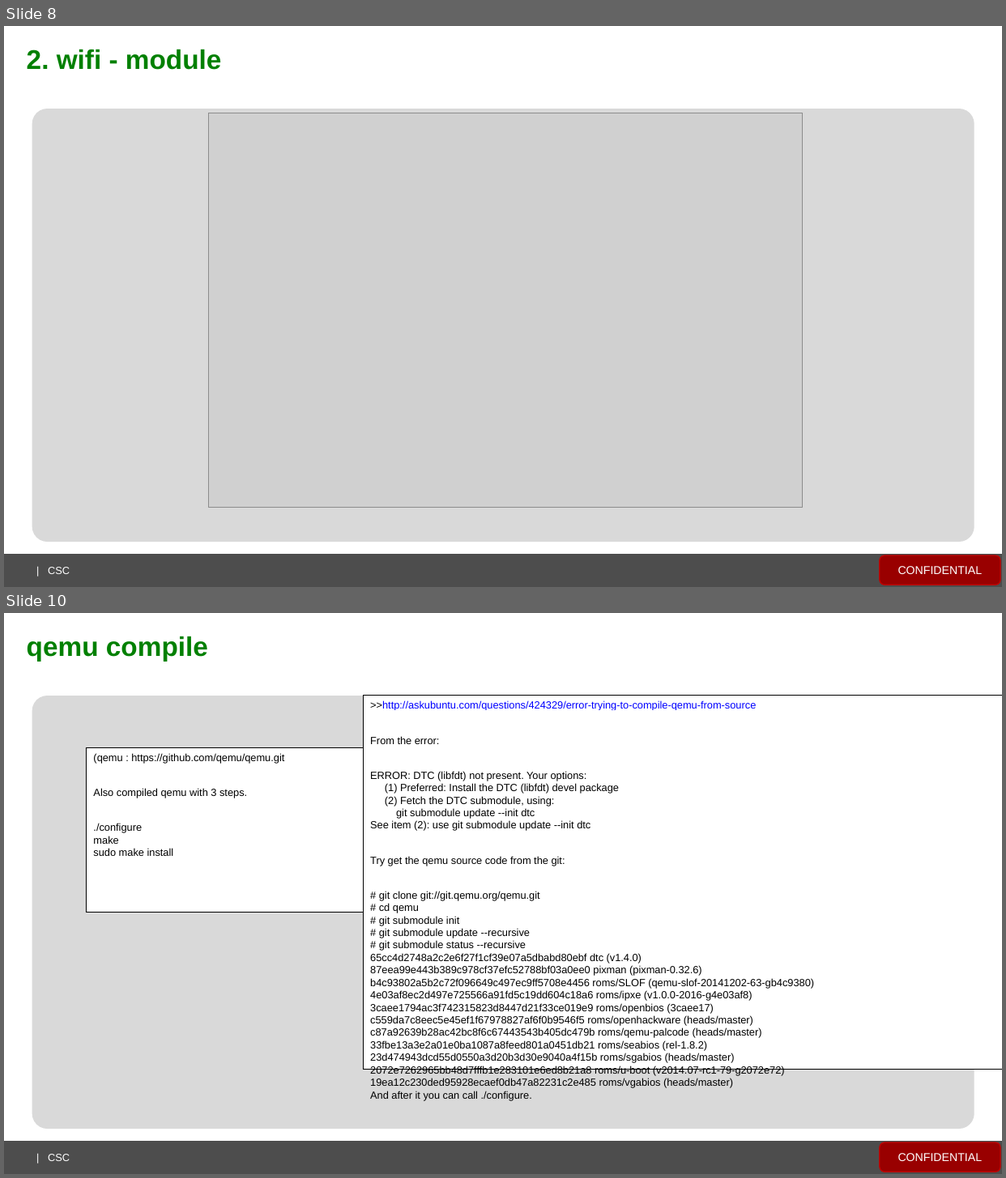
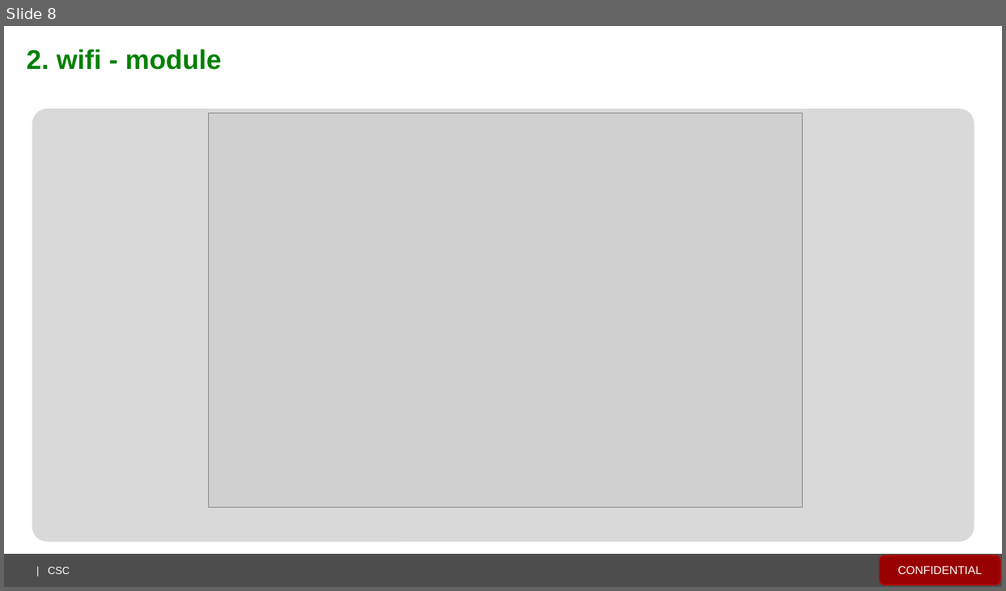
Before and after one commit to spartacus429496/everyday_note, a slide deck: everyday_note.pptx. Shown one above the other, each under a label of ours: slides 8 and 10 before the commit, slide 8 after it; the slides between them are not shown. The pictures are 1006x1178 and 1006x591 pixels, drawn with LibreOffice and Linux fonts; fonts in the diff are those of the drawing; grey boxes stand for pictures; background and template pictures are left out. Boxes give left, top, right and bottom in pixels: in the first picture for what was removed or moved away, otherwise in the second. Text is boxed around its words. In the diff, an @@ line names an element or a change of style, - is before the commit and + after.

```diff
--- a/everyday_note.pptx
+++ b/everyday_note.pptx
@@ slide 10 removed at (4, 613, 1002, 1174), background #FFFFFF; not listed: 4 template elements that a slide beside it also shows @@
@@ text removed at (27, 636, 208, 662) @@
-qemu compile
@@ rectangle removed at (363, 696, 1002, 1069) @@
->>http://askubuntu.com/questions/424329/error-trying-to-compile-qemu-from-source
-From the error:
-ERROR: DTC (libfdt) not present. Your options:
-(1) Preferred: Install the DTC (libfdt) devel package
-(2) Fetch the DTC submodule, using:
-git submodule update --init dtc
-See item (2): use git submodule update --init dtc
-Try get the qemu source code from the git:
-# git clone git://git.qemu.org/qemu.git
-# cd qemu
-# git submodule init
-# git submodule update --recursive
-# git submodule status --recursive
-65cc4d2748a2c2e6f27f1cf39e07a5dbabd80ebf dtc (v1.4.0)
-87eea99e443b389c978cf37efc52788bf03a0ee0 pixman (pixman-0.32.6)
-b4c93802a5b2c72f096649c497ec9ff5708e4456 roms/SLOF (qemu-slof-20141202-63-gb4c9380)
-4e03af8ec2d497e725566a91fd5c19dd604c18a6 roms/ipxe (v1.0.0-2016-g4e03af8)
-3caee1794ac3f742315823d8447d21f33ce019e9 roms/openbios (3caee17)
-c559da7c8eec5e45ef1f67978827af6f0b9546f5 roms/openhackware (heads/master)
-c87a92639b28ac42bc8f6c67443543b405dc479b roms/qemu-palcode (heads/master)
-33fbe13a3e2a01e0ba1087a8feed801a0451db21 roms/seabios (rel-1.8.2)
-23d474943dcd55d0550a3d20b3d30e9040a4f15b roms/sgabios (heads/master)
-2072e7262965bb48d7fffb1e283101e6ed8b21a8 roms/u-boot (v2014.07-rc1-79-g2072e72)
-19ea12c230ded95928ecaef0db47a82231c2e485 roms/vgabios (heads/master)
-And after it you can call ./configure.
@@ rectangle removed at (87, 747, 677, 912) @@
-(qemu : https://github.com/qemu/qemu.git
-Also compiled qemu with 3 steps.
-./configure
-make
-sudo make install
```
Also in this commit, not shown: 10 slides changed, 4 slides added, 2 other slides removed.
